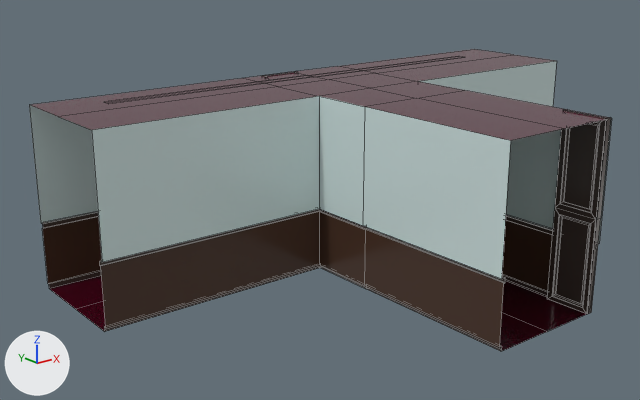
Two versions of the FBX model Assets/Art/Models/Corridor/SM_Corridor_T.fbx, one commit apart.
Both versions are drawn from a camera (50 mm lens) standing at (-19.8, -20.2, 11.3) and looking at (-2.2, 1.7, 2.5). Lighting does not change. The marker at lower left points along +X, +Y and +Z. Mesh edges are drawn as thin lines. Where no turn or scale is listed for an object, it has been applied to the vertices.

The older version as bpy lines, for what is in view:
```python
me_mesh = bpy.data.meshes.new('Mesh')
me_mesh.from_pydata(...)  # 156 vertices, 118 faces; spans x -10.0..10.0, y 0.0..12.2, z 0.0..6.0
# faces by material slot: [6, 66, 12, 12, 10, 12]
me_mesh.materials.append(mat_t_ceiling_beams)  # brown #493e3a
me_mesh.materials.append(mat_t_listing)  # brown #493e3a
me_mesh.materials.append(mat_t_floor)  # dark red #400016
me_mesh.materials.append(mat_t_ceiling)  # dark red #500a2b
me_mesh.materials.append(mat_t_wallpaper)  # light grey #cee1df
me_mesh.materials.append(mat_t_lower_wall)  # brown #493327
me_mesh_003 = bpy.data.meshes.new('Mesh.003')
me_mesh_003.from_pydata(...)  # 50 vertices, 44 faces; spans x -0.22..0.0, y 0.0..1.49, z 0.0..6.04
me_mesh_003.materials.append(mat_t_support_beams)  # brown #493e3a
ob_corridor_t2 = bpy.data.objects.new('Corridor_T2', me_mesh)
ob_corridor_t2.location = (0.0, -6.0, 0.0)
ob_polysurface6 = bpy.data.objects.new('polySurface6', me_mesh_003)
ob_polysurface6.location = (2.15, -6.0, -0.02)
```
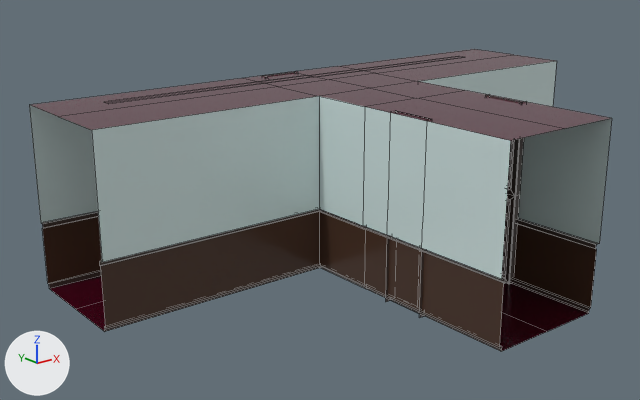
Location of each change, [x1, y1, x2, y2] in pixels of the pictures (640 x 400 px):
'polySurface6', deleted: before [547, 109, 611, 314]
part 1 of me_mesh, added: after [485, 95, 525, 284]
part 2 of me_mesh, added: after [386, 111, 432, 318]

The edits, one by one:
me_mesh is used by ob_corridor_t2; location (0.0, -6.0, 0.0).
me_mesh had 156 vertices, 118 faces and spanned x -10.0..10.0, y 0.0..12.2, z 0.0..6.0.
me_mesh now has 306 vertices, 250 faces and spans x -10.0..10.0, y 0.0..12.2, z 0.0..6.0.
me_mesh part 1: a new loose piece of 50 vertices spanning x 1.9..2.2, y 3.0..4.5, z 0.0..6.0, in mat_t_support_beams (brown #493e3a).
me_mesh part 2: a new loose piece of 50 vertices spanning x -2.2..-2.0, y 3.0..4.5, z 0.0..6.0, in mat_t_support_beams (brown #493e3a).
me_mesh now uses material mat_t_support_beams (brown #493e3a).
Object 'polySurface6' (ob_polysurface6) is deleted.
